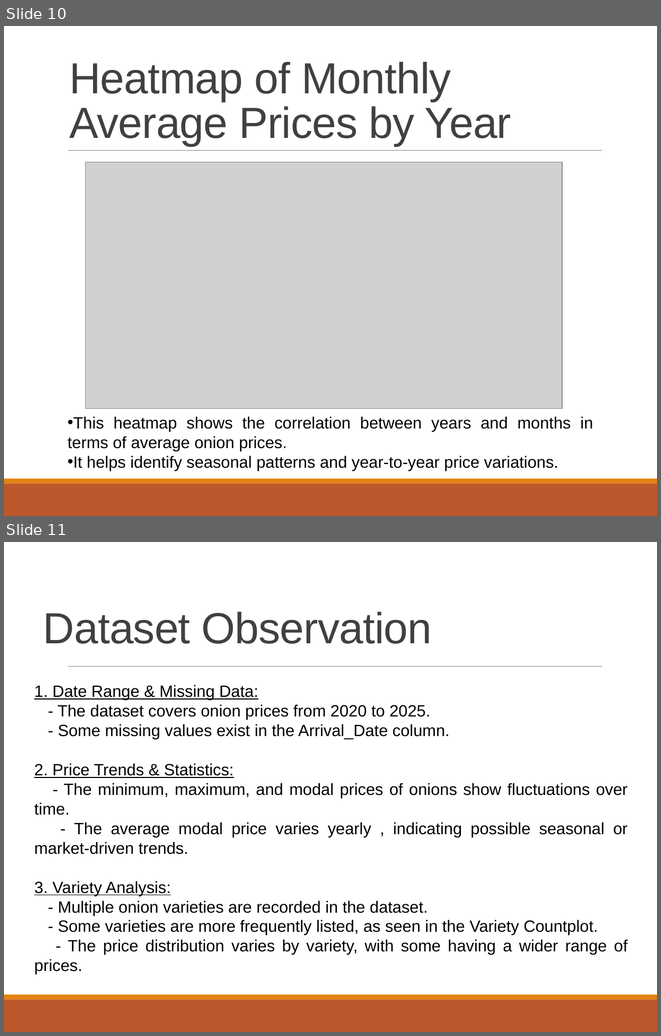
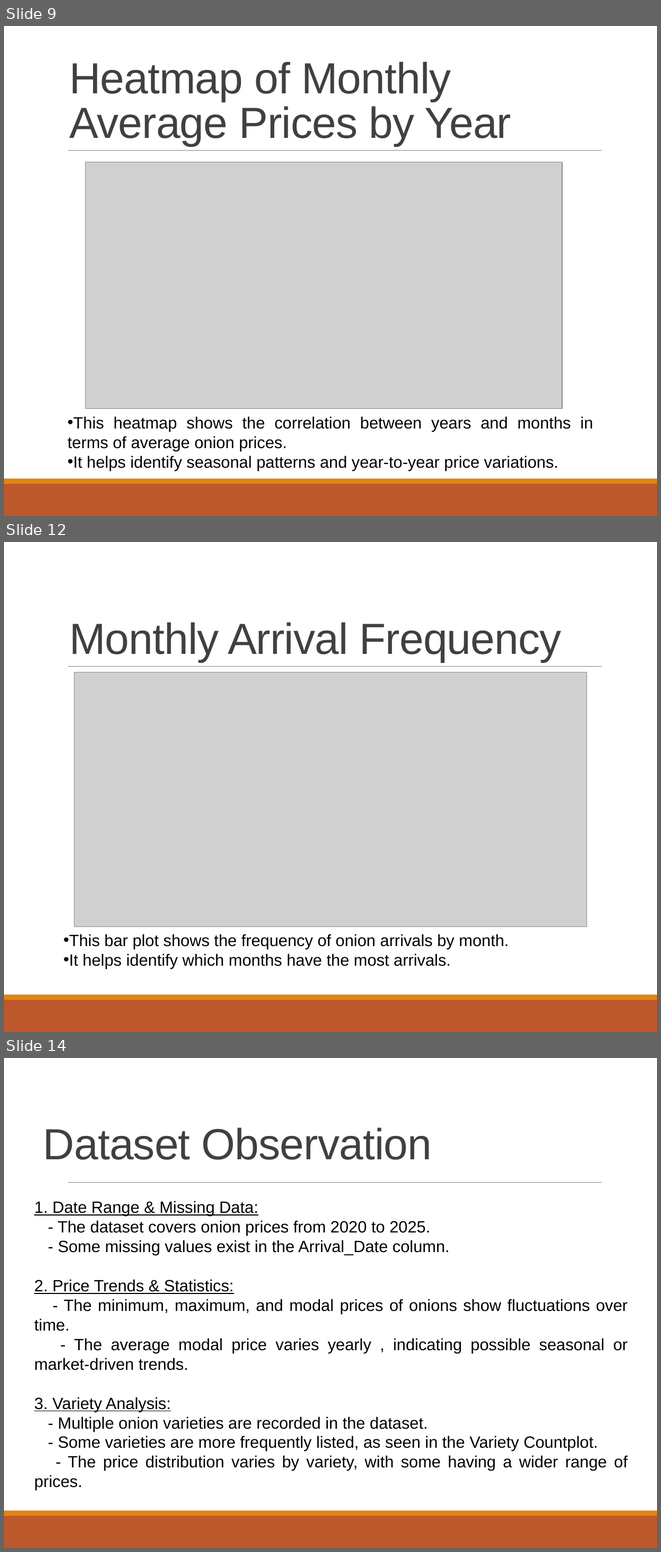
Before and after one commit to BharadwajKollepara/DataAnalyticsProjects, a slide deck: 1.Indian_Government_Dataset_Analysis/Indian_Government_Dataset_Analysis.pptx. Shown one above the other, each under a label of ours: slides 10 and 11 before the commit, slides 9, 12 and 14 after it; the slides between them are not shown. The pictures are 661x1036 and 661x1552 pixels, drawn with LibreOffice and Linux fonts; fonts in the diff are those of the drawing; grey boxes stand for pictures. Boxes give left, top, right and bottom in pixels: in the first picture for what was removed or moved away, otherwise in the second. Text is boxed around its words. In the diff, an @@ line names an element or a change of style, - is before the commit and + after.

```diff
--- a/1.Indian_Government_Dataset_Analysis/Indian_Government_Dataset_Analysis.pptx
+++ b/1.Indian_Government_Dataset_Analysis/Indian_Government_Dataset_Analysis.pptx
@@ slide 12 added at <box>4,542,657,1032</box>, background #FFFFFF; not listed: 3 template elements that a slide beside it also shows @@
@@ title added at <box>69,622,562,662</box>, 48 pt, text #404040 @@
+Monthly Arrival Frequency
@@ picture added at <box>74,672,587,927</box> @@
@@ text added at <box>63,934,509,968</box>, 18 pt, text #000000 @@
+• This bar plot shows the frequency of onion arrivals by month.
+• It helps identify which months have the most arrivals.
@@ what was slide 10 is now slide 9 @@
@@ what was slide 11 is now slide 14 @@
```
Also in this commit, not shown: 2 slides changed, 3 other slides added, 1 slide removed.
